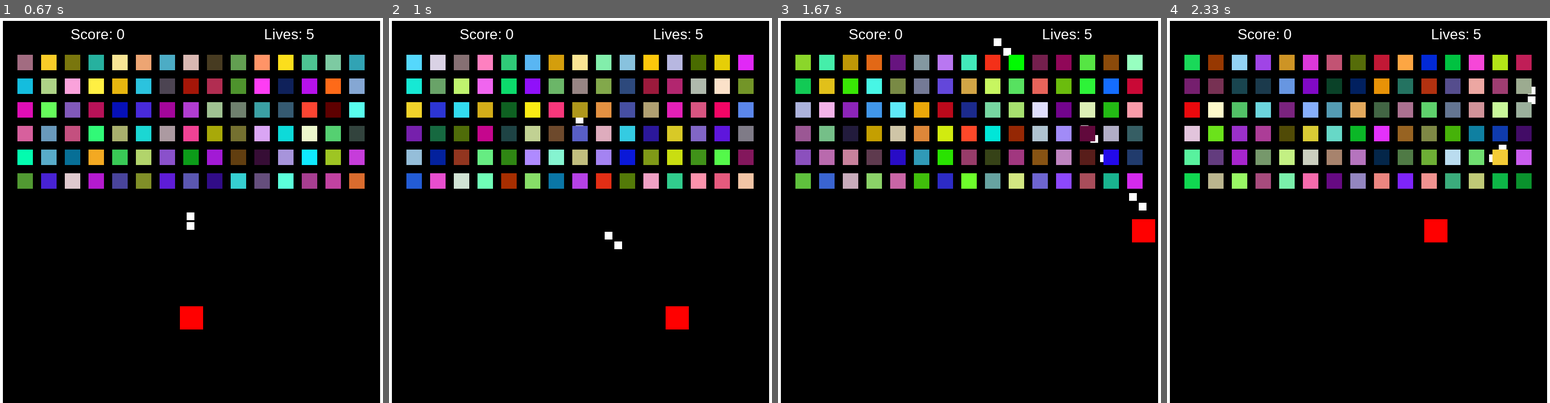
Above: before the commit, frames 1-4 (left to right).
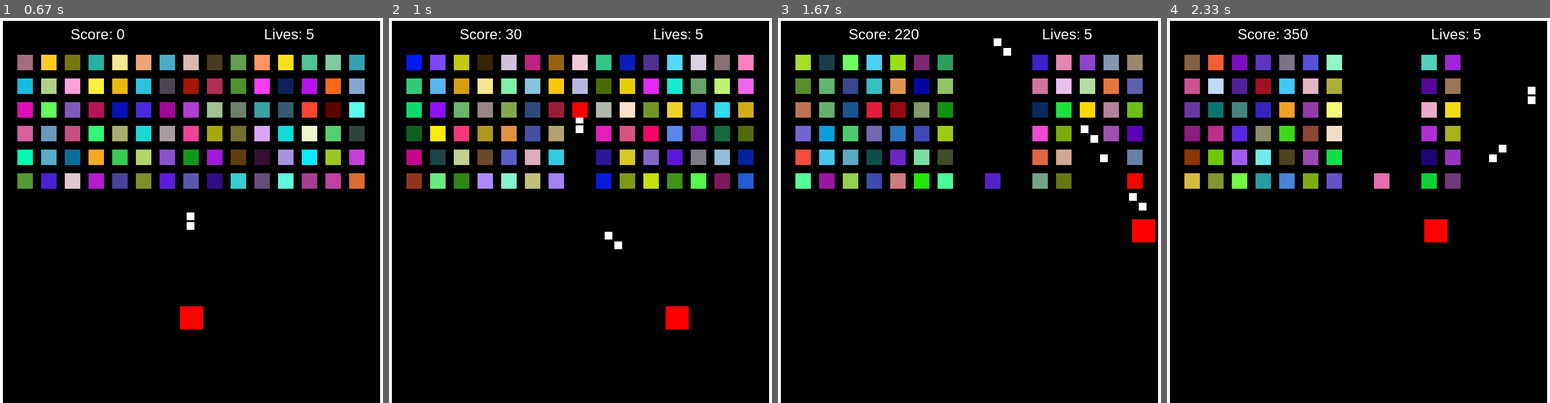
Above: after the commit, the same moments.

Repository: eastcoastcoder/PygameShooter
Game: pygame game, started from src/main.py
Same seed, same stepped clock (60 frames per second), same inputs: the game is played once before the commit and once after it.
Inputs:
- Up to frame 1 (0.67 s): tap Space at 0.33 s
- Up to frame 2 (1 s): hold Right from 0.67 s (still down); tap Space at 0.73 s
- Up to frame 3 (1.67 s): tap Space at 1.03, 1.23, 1.57 s; release Right at 1.13 s; hold Up 1.17-1.47 s; hold Right from 1.5 s (still down)
- Up to frame 4 (2.33 s): tap Space at 1.87, 2.07 s; release Right at 1.97 s; hold Left from 2 s (still down)

Frame 1 is identical in both runs. In frame 2, 15% of the frame differs, in the area x 4-96%, y 2-45%; in frame 3, 15%; in frame 4, 15%.

Commit message:
Bullet Collision working

Diff:
--- a/src/bullet.py
+++ b/src/bullet.py
@@ -7,18 +7,19 @@
 class bullet(pygame.Rect):
 
     def __init__(self, screen, player):
-        self.xpos = player.x+14
-        self.ypos = player.y-14
+        self.x = player.x+14
+        self.y = player.y-14
         self.player = player
         self.wid = PUCK_WD_HT
         self.ht = PUCK_WD_HT
-        super(bullet, self).__init__(self.xpos, self.ypos, self.wid, self.ht)
+        super(bullet, self).__init__(self.x, self.y, self.wid, self.ht)
 
         self.screen = screen
 
     def drawIt(self):
-        pygame.draw.rect(self.screen, WHITE, (self.xpos, self.ypos, self.wid, self.ht), 0)
-        self.ypos -= PLAYER_SPEED
+        #print('bullet self.xpos: ', self.xpos, 'bullet self.ypos: ', self.ypos )
+        pygame.draw.rect(self.screen, WHITE, (self.x, self.y, self.wid, self.ht), 0)
+        self.y -= PLAYER_SPEED
         #self.move(self.player.getPlayerDirection())
 
     def checkIt(self, player):
